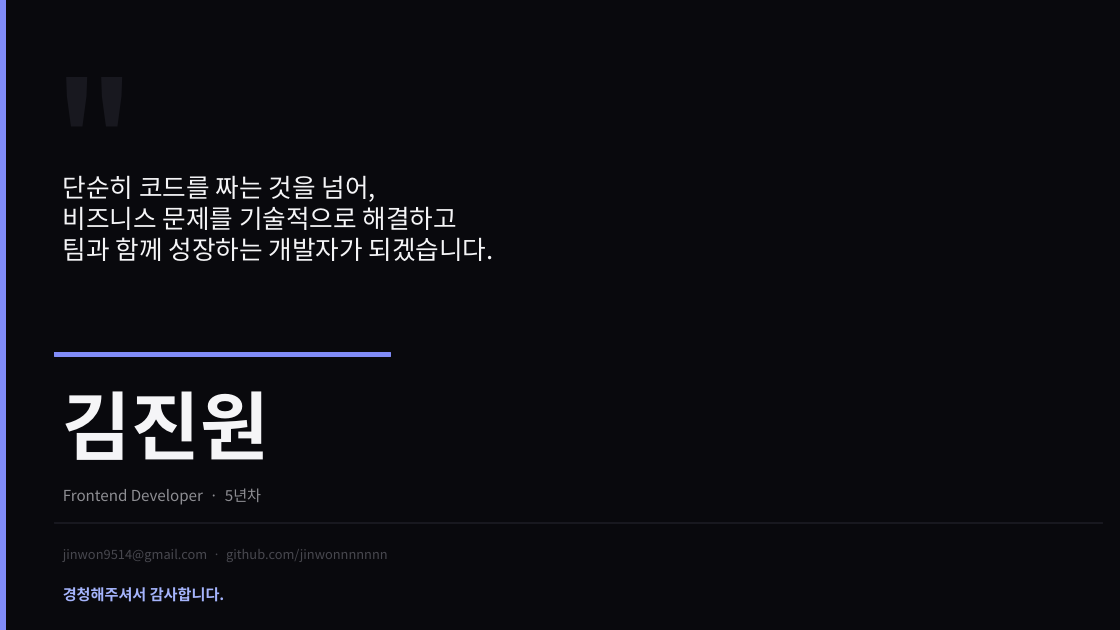
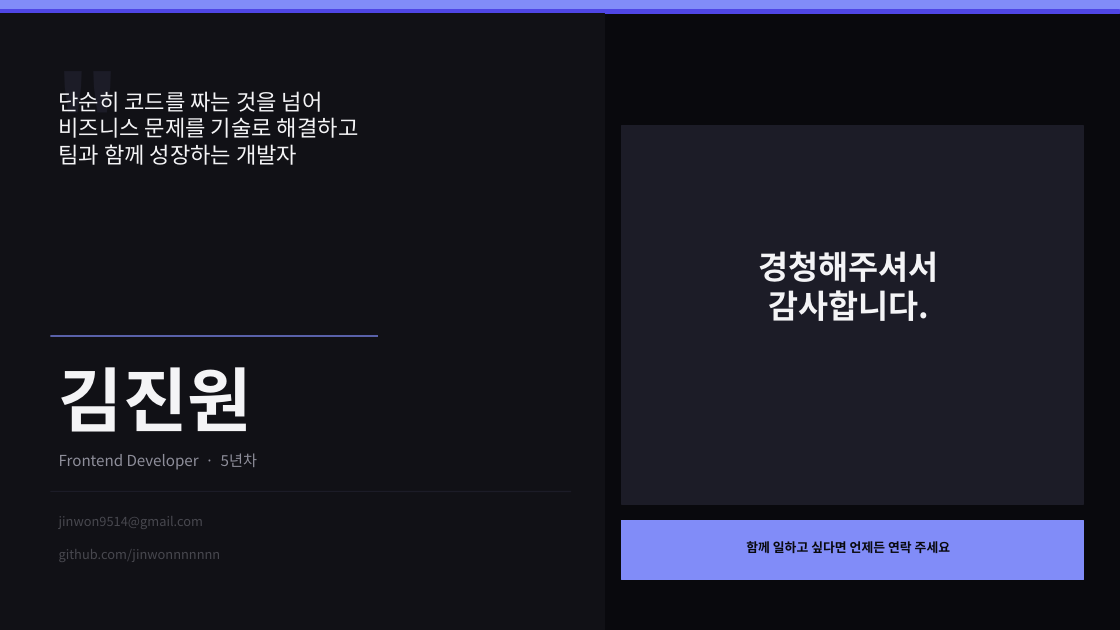
Before and after one commit to jinwonnnnnnn/jinwon-portfolio, a slide deck: slide 12 of apps/web/public/portfolio.pptx. Drawn at 1120x630 pixels with LibreOffice and Linux fonts; fonts in the diff are those of the drawing. Boxes give left, top, right and bottom in pixels: in the first picture for what was removed or moved away, otherwise in the second. Text is boxed around its words. In the diff, an @@ line names an element or a change of style, - is before the commit and + after.

```diff
--- a/apps/web/public/portfolio.pptx
+++ b/apps/web/public/portfolio.pptx
@@ rectangle: place and size @@
-rectangle at <box>0,0,5,630</box>
+rectangle at <box>0,0,1120,10</box>
@@ rectangle added at <box>0,10,1120,13</box>, fill #4F46E5, outline #4F46E5 1 pt @@
@@ rectangle added at <box>0,13,605,630</box>, fill #111116, outline #111116 1 pt @@
@@ text """ at <box>46,42,172,168</box>: size 120 to 100 pt, text colour #18181F to #1C1C27 @@
@@ text "단순히 코드를 짜는 것을 넘어" at <box>59,91,358,165</box>: vertical alignment middle to top @@
@@ text at <box>59,91,358,165</box>: text changed; size 22 to 19 pt; text colour #F5F5F7 to #F4F4F6 @@
-단순히 코드를 짜는 것을 넘어,
-비즈니스 문제를 기술적으로 해결하고
-팀과 함께 성장하는 개발자가 되겠습니다.
+단순히 코드를 짜는 것을 넘어
+비즈니스 문제를 기술로 해결하고
+팀과 함께 성장하는 개발자
@@ rectangle added at <box>622,126,1084,504</box>, fill #1C1C27, outline #1C1C27 1 pt @@
@@ text at <box>758,251,938,321</box>: text changed; size 13 to 28 pt; text colour #A5B4FC to #F4F4F6 @@
-경청해주셔서 감사합니다.
+경청해주셔서
+감사합니다.
@@ text "김진원": place and size @@
-text "김진원" at <box>63,391,269,460</box>
+text "김진원" at <box>59,367,252,432</box>
@@ text "김진원" at <box>59,367,252,432</box>: size 64 to 60 pt, text colour #F5F5F7 to #F4F4F6 @@
@@ line added from (50, 336) to (378, 336), #818CF8 1 pt @@
@@ rectangle removed at <box>55,353,391,356</box> @@
@@ text "Frontend Developer · 5년차": place and size @@
-text "Frontend Developer · 5년차" at <box>63,488,261,505</box>
+text "Frontend Developer · 5년차" at <box>59,453,257,470</box>
@@ text "Frontend Developer · 5년차" at <box>59,453,257,470</box>: text colour #8E8E93 to #8E8E9A @@
@@ line added from (50, 492) to (571, 492), #1C1C27 1 pt @@
@@ rectangle removed at <box>55,523,1103,523</box> @@
@@ text added at <box>59,516,203,529</box>, 11 pt, text #48484F @@
+jinwon9514@gmail.com
@@ rectangle added at <box>622,521,1084,580</box>, fill #818CF8, outline #818CF8 1 pt @@
@@ text at <box>59,549,221,562</box>: text changed @@
-jinwon9514@gmail.com · github.com/jinwonnnnnnn
+github.com/jinwonnnnnnn
@@ text added at <box>746,541,950,553</box>, 11 pt, text #09090D, bold @@
+함께 일하고 싶다면 언제든 연락 주세요
```
Also in this commit, not shown: 8 other slides changed, 3 slides added, 3 slides removed, 2 other files.
